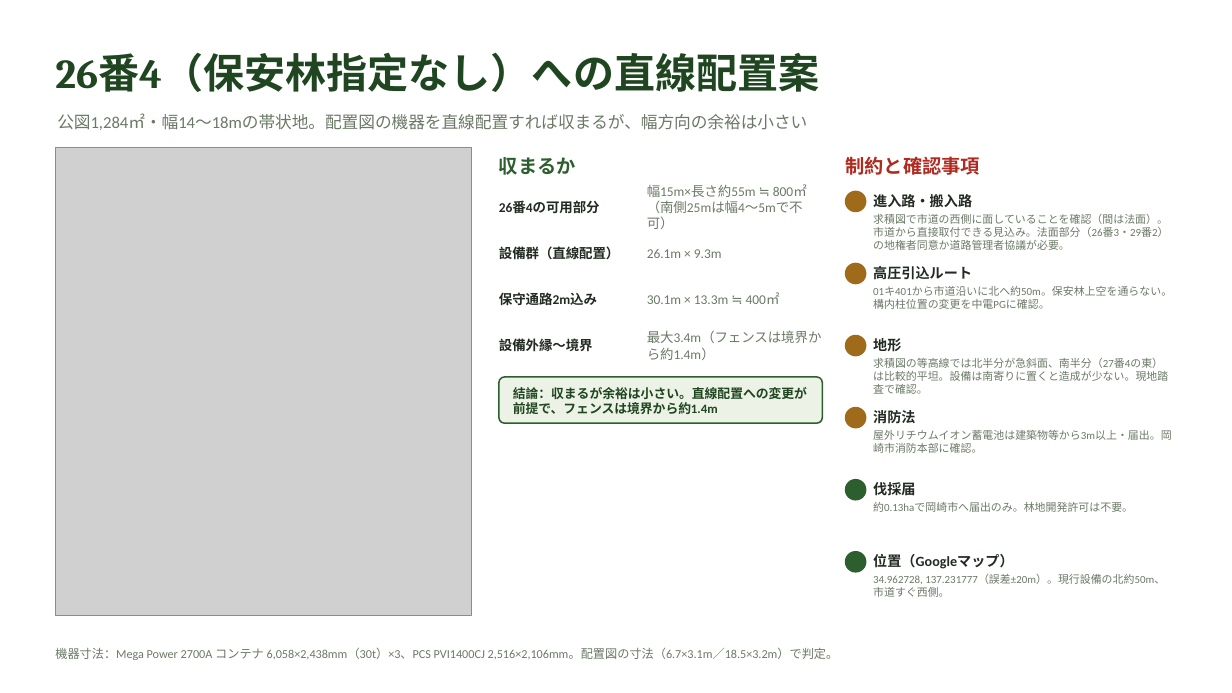
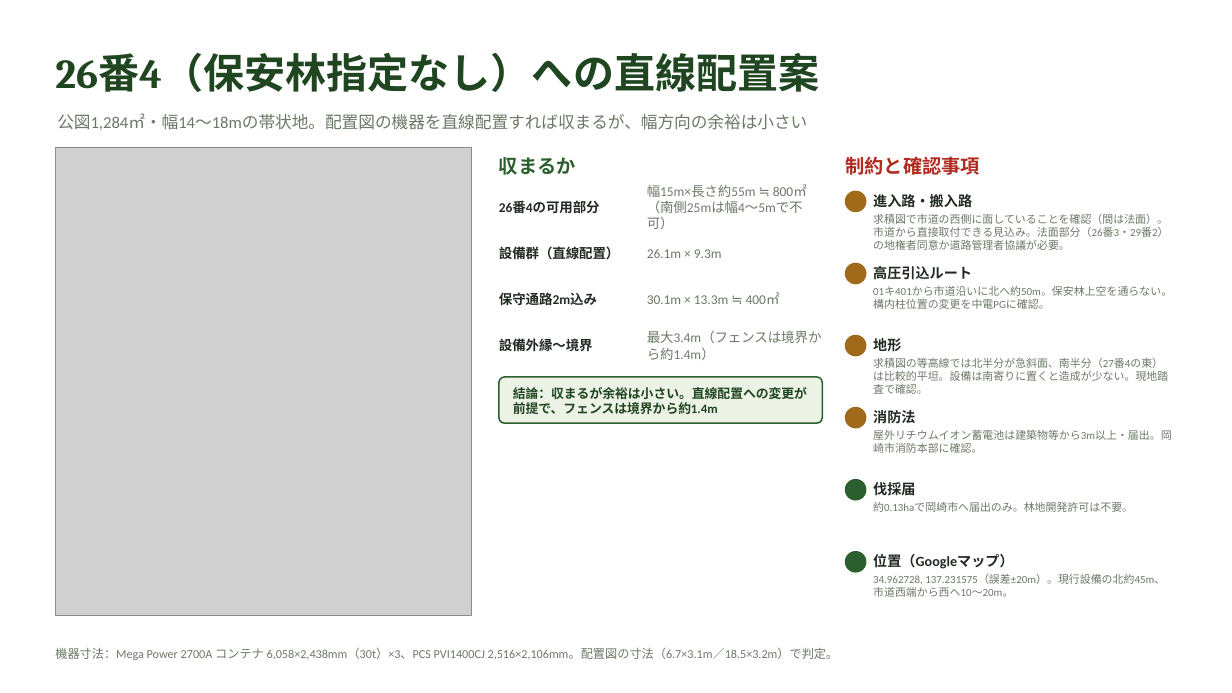
Before and after one commit to yonomotozumi-spec/battery-storage-dd, a slide deck: slide 8 of docs/保安林確認_岡崎市板田町.pptx. Drawn at 1232x693 pixels with LibreOffice and Linux fonts; fonts in the diff are those of the drawing; grey boxes stand for pictures. Boxes give left, top, right and bottom in pixels: in the first picture for what was removed or moved away, otherwise in the second. Text is boxed around its words. In the diff, an @@ line names an element or a change of style, - is before the commit and + after.

```diff
--- a/docs/保安林確認_岡崎市板田町.pptx
+++ b/docs/保安林確認_岡崎市板田町.pptx
@@ text at <box>873,574,1165,597</box>: text changed @@
-34.962728, 137.231777（誤差±20m）。現行設備の北約50m、市道すぐ西側。
+34.962728, 137.231575（誤差±20m）。現行設備の北約45m、市道西端から西へ10〜20m。
```
Also in this commit, not shown: 4 other files.
